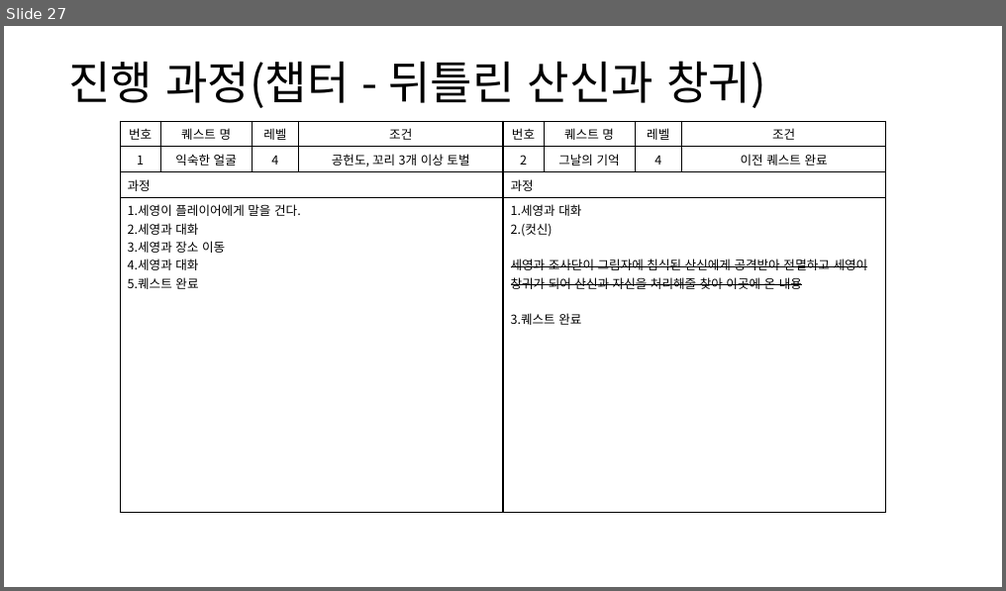
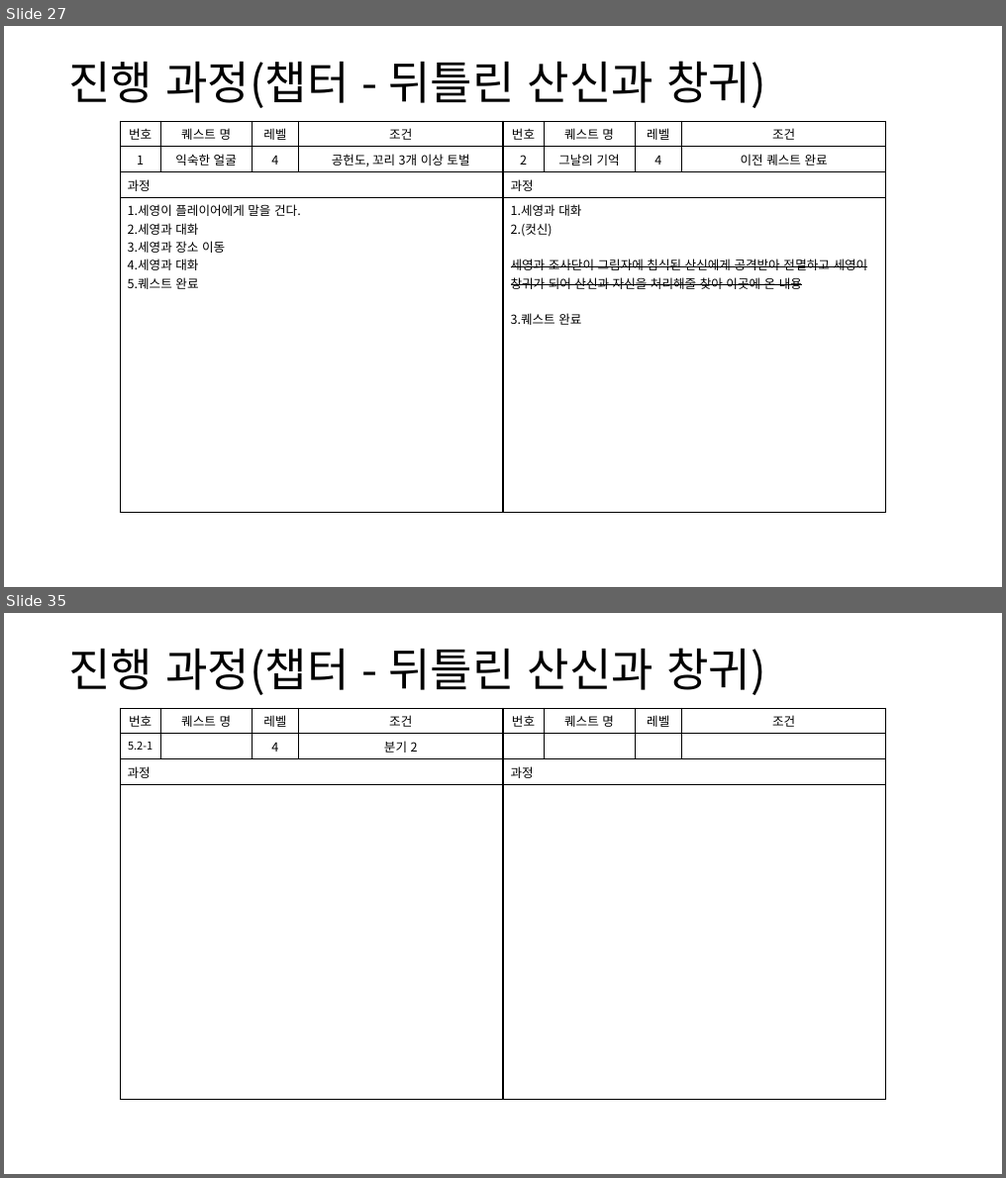
Before and after one commit to yjk0401/unityenginebasic_9th, a slide deck: 기획/퀘스트(메인) 기획서.pptx. Shown one above the other, each under a label of ours: slide 27 before the commit, slides 27 and 35 after it; the slides between them are not shown. The pictures are 1006x591 and 1006x1178 pixels, drawn with LibreOffice and Linux fonts; fonts in the diff are those of the drawing. Boxes give left, top, right and bottom in pixels: in the first picture for what was removed or moved away, otherwise in the second. Text is boxed around its words. In the diff, an @@ line names an element or a change of style, - is before the commit and + after.

```diff
--- a/기획/퀘스트(메인) 기획서.pptx
+++ b/기획/퀘스트(메인) 기획서.pptx
@@ slide 35 added at [4, 613, 1002, 1174], background #FFFFFF @@
@@ text added at [68, 648, 766, 695], 44 pt, text #000000 @@
+진행 과정(챕터 - 뒤틀린 산신과 창귀)
@@ table added at [120, 708, 503, 1090], 4 rows, 4 columns @@
+번호 | 퀘스트 명 | 레벨 | 조건
+5.2-1 |  | 4 | 분기 2
+과정 |  |  | 
+ |  |  | 
@@ table added at [503, 708, 887, 1090], 4 rows, 4 columns @@
+번호 | 퀘스트 명 | 레벨 | 조건
+ |  |  | 
+과정 |  |  | 
+ |  |  | 
```
Also in this commit, not shown: 2 slides changed, 7 other slides added, 1 other file.
